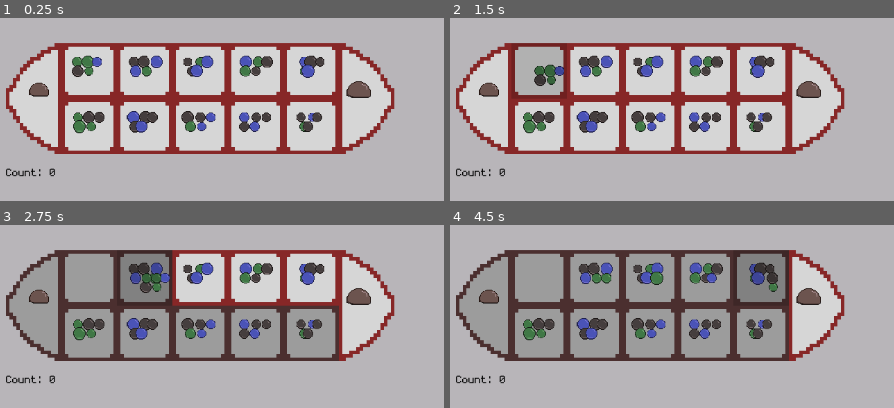
Above: before the commit, frames 1-4 (two rows, left to right).
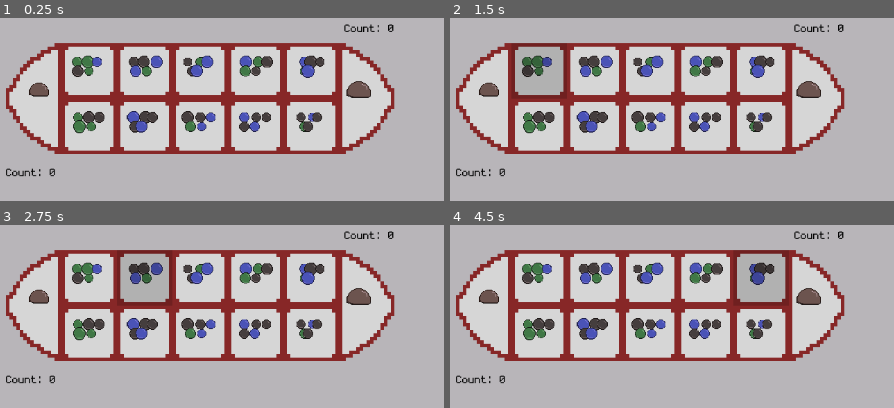
Above: after the commit, the same moments.

Repository: thannicko/QuanCaptureGame
Game: Godot game, scene res://scenes/main.tscn
Two runs of this game, one before a commit and one after it. Both use one fixed random seed, a clock stepped at 60 frames per second and the inputs below.
Inputs (mouse positions are in pixels of both pictures, inside the frame that each line leads up to):
- Up to frame 1 (0.25 s): no input
- Up to frame 2 (1.5 s): tap Enter at 0.5 s; move the mouse to (485, 98) at 0.52 s; click (485, 98) at 0.67 s; tap Space at 1.25 s; move the mouse to (538, 71) at 1.27 s; click (538, 71) at 1.42 s
- Up to frame 3 (2.75 s): tap Enter at 2 s; move the mouse to (146, 278) at 2.02 s; click (146, 278) at 2.17 s
- Up to frame 4 (4.5 s): tap Space at 2.75, 4.25 s; move the mouse to (649, 278) at 2.77 s; click (649, 278) at 2.92 s; tap Enter at 3.5 s; move the mouse to (707, 278) at 3.52 s; click (707, 278) at 3.67 s; move the mouse to (760, 278) at 4.27 s; click (760, 278) at 4.42 s

The runs differ from the first frame. In frame 1, 0.2% of the frame differs, in the area x 77-89%, y 3-8%; in frame 2, 1.2%; in frame 3, 29%; in frame 4, 39%, in the area x 1-89%, y 3-75%.

Commit message:
Add another human player

Diff:
--- a/scenes/board.tscn
+++ b/scenes/board.tscn
@@ -10,6 +10,7 @@
 [ext_resource type="Script" path="res://scripts/boardstatemachine/stateboardputrocks.gd" id="6_ylfhq"]
 [ext_resource type="Script" path="res://scripts/boardstatemachine/stateboardcheckturnend.gd" id="8_if1vu"]
 [ext_resource type="Script" path="res://scripts/boardstatemachine/stateboardeatsquare.gd" id="9_j1vey"]
+[ext_resource type="Script" path="res://scripts/boardstatemachine/stateboardturnended.gd" id="11_dgrll"]
 
 [node name="Board" type="Node2D"]
 script = ExtResource("1_1u8pc")
@@ -71,3 +72,6 @@
 
 [node name="StateBoardEatSquare" type="Node" parent="StateMachine"]
 script = ExtResource("9_j1vey")
+
+[node name="StateBoardTurnEnded" type="Node" parent="StateMachine"]
+script = ExtResource("11_dgrll")
--- a/scenes/main.tscn
+++ b/scenes/main.tscn
@@ -1,11 +1,15 @@
-[gd_scene load_steps=9 format=4 uid="uid://dqmfeshh1gjkn"]
+[gd_scene load_steps=13 format=4 uid="uid://dqmfeshh1gjkn"]
 
 [ext_resource type="Script" path="res://scripts/main.gd" id="1_xemcm"]
 [ext_resource type="PackedScene" uid="uid://b3nupaf0mqq2f" path="res://scenes/rockpile.tscn" id="2_pxo3o"]
 [ext_resource type="PackedScene" uid="uid://bokk4rl37lv1t" path="res://scenes/board.tscn" id="3_jje64"]
 [ext_resource type="Texture2D" uid="uid://cfe6x88arsw4j" path="res://assets/BackgroundTile.png" id="3_scyab"]
-[ext_resource type="Script" path="res://scripts/player_rock_pile.gd" id="4_55c4l"]
+[ext_resource type="Script" path="res://scripts/playerrockpile.gd" id="4_mb1lo"]
 [ext_resource type="FontFile" uid="uid://b0w2x2tmaaesu" path="res://assets/monogram.ttf" id="6_7svse"]
+[ext_resource type="Script" path="res://scripts/turnstatemachine/turnstatemachine.gd" id="7_dv7pw"]
+[ext_resource type="Script" path="res://scripts/turnstatemachine/stateturncheckplayer.gd" id="8_8a13q"]
+[ext_resource type="Script" path="res://scripts/turnstatemachine/stateturnplayer.gd" id="8_krinu"]
+[ext_resource type="Script" path="res://scripts/turnstatemachine/stateturnnpc.gd" id="10_qe6hr"]
 
 [sub_resource type="TileSetAtlasSource" id="TileSetAtlasSource_7bbiu"]
 texture = ExtResource("3_scyab")
@@ -25,8 +29,9 @@
 position = Vector2(320, 224)
 
 [node name="PlayerRockPile" type="Node" parent="." node_paths=PackedStringArray("board")]
-script = ExtResource("4_55c4l")
+script = ExtResource("4_mb1lo")
 board = NodePath("../Board")
+player_index = 1
 
 [node name="RockPile" parent="PlayerRockPile" instance=ExtResource("2_pxo3o")]
 position = Vector2(560, 448)
@@ -41,3 +46,36 @@
 theme_override_fonts/font = ExtResource("6_7svse")
 theme_override_font_sizes/font_size = 24
 text = "Count: 0"
+
+[node name="OtherRockPile" type="Node" parent="." node_paths=PackedStringArray("board")]
+script = ExtResource("4_mb1lo")
+board = NodePath("../Board")
+player_index = 0
+
+[node name="RockPile" parent="OtherRockPile" instance=ExtResource("2_pxo3o")]
+position = Vector2(608, 168)
+rotation = 3.14159
+
+[node name="Label" type="Label" parent="OtherRockPile"]
+texture_filter = 1
+offset_left = 808.0
+offset_top = 192.0
+offset_right = 880.0
+offset_bottom = 215.0
+theme_override_colors/font_color = Color(0, 0, 0, 1)
+theme_override_fonts/font = ExtResource("6_7svse")
+theme_override_font_sizes/font_size = 24
+text = "Count: 0"
+
+[node name="TurnStateMachine" type="Node" parent="." node_paths=PackedStringArray("board")]
+script = ExtResource("7_dv7pw")
+board = NodePath("../Board")
+
+[node name="StateTurnCheckPlayer" type="Node" parent="TurnStateMachine"]
+script = ExtResource("8_8a13q")
+
+[node name="StateTurnPlayer" type="Node" parent="TurnStateMachine"]
+script = ExtResource("8_krinu")
+
+[node name="StateTurnNpc" type="Node" parent="TurnStateMachine"]
+script = ExtResource("10_qe6hr")
--- a/scripts/board.gd
+++ b/scripts/board.gd
@@ -1,6 +1,8 @@
 class_name Board extends Node2D
 
-signal square_eaten(square: Square)
+signal square_eaten(player_index: int, square: Square)
+signal turn_started(player_index: int)
+signal turn_ended()
 
 const NumberOfSquares : int  = 12
 const NumberOfPlayerSquares : int  = 5
@@ -11,6 +13,18 @@
 
 func _ready() -> void:
 	_spawn_board()
+
+func start_turn(player_index : int) -> void:
+	print("Start turn wiht index: ", player_index)
+	turn_started.emit(player_index)
+
+func get_row_index(square: Square) -> int:
+	var index = squares.find(square)
+	if (index >= 1 and index <= NumberOfPlayerSquares):
+		return 0
+	elif (index > NumberOfPlayerSquares + 1 and index < NumberOfSquares):
+		return 1
+	return -1
 
 func _spawn_board():
 	squares.clear()
--- a/scripts/boardstatemachine/boardstatemachine.gd
+++ b/scripts/boardstatemachine/boardstatemachine.gd
@@ -4,6 +4,7 @@
 
 enum PutRocksDirection { Clockwise, Anticlockwise }
 
+var allowed_row_index: int
 var selected_square: Square
 var first_dropoff_square: Square
 var last_dropoff_square: Square
--- a/scripts/boardstatemachine/stateboardcheckturnend.gd
+++ b/scripts/boardstatemachine/stateboardcheckturnend.gd
@@ -18,7 +18,13 @@
 			statemachine.empty_square_to_tap = next_square
 			statemachine.change_to_state("StateBoardEatSquare")
 		else:
-			statemachine.change_to_state("StateBoardPickupRocks")
+			statemachine.board.turn_started.connect(on_turn_started)
+			statemachine.board.turn_ended.emit()
+
+func on_turn_started(player_index : int) -> void:
+	statemachine.allowed_row_index = player_index
+	statemachine.change_to_state("StateBoardPickupRocks")
 
 func exit() -> void:
-	pass
+	if (statemachine.board.turn_started.is_connected(on_turn_started)):
+		statemachine.board.turn_started.disconnect(on_turn_started)
--- a/scripts/boardstatemachine/stateboardeatsquare.gd
+++ b/scripts/boardstatemachine/stateboardeatsquare.gd
@@ -13,7 +13,7 @@
 func on_square_eaten() -> void:
 	statemachine.eaten_square.disable()
 	statemachine.last_dropoff_square = statemachine.eaten_square
-	statemachine.board.square_eaten.emit(statemachine.eaten_square)
+	statemachine.board.square_eaten.emit(statemachine.allowed_row_index, statemachine.eaten_square)
 	statemachine.change_to_state("StateBoardCheckTurnEnd") # Check for stacking
 	print("Square eaten: ", statemachine.eaten_square)
 
--- a/scripts/boardstatemachine/stateboardidle.gd
+++ b/scripts/boardstatemachine/stateboardidle.gd
@@ -2,7 +2,6 @@
 
 func entry() -> void:
 	print("Entered: ", name)
-	# TODO: We should wait for external input when player wants to play
 	await statemachine.board.ready
 	statemachine.change_to_state("StateBoardSetup")
 
--- a/scripts/boardstatemachine/stateboardpickuprocks.gd
+++ b/scripts/boardstatemachine/stateboardpickuprocks.gd
@@ -13,6 +13,8 @@
 	if (statemachine.selected_square == null):
 		if (square is BigSquare):
 			print("Only allowed to pick up player squares!")
+		elif (statemachine.board.get_row_index(square) != statemachine.allowed_row_index):
+			print("Only allowed to pick up from your own squares!")
 		elif (not square.rock_pile.is_empty()):
 			square.rock_pile.pick_up()
 			statemachine.selected_square = square
--- a/scripts/boardstatemachine/stateboardsetup.gd
+++ b/scripts/boardstatemachine/stateboardsetup.gd
@@ -9,10 +9,11 @@
 			square.rock_pile.set_big_rocks(statemachine.NumberOfStartingRocksBigSquare)
 		else:
 			square.rock_pile.set_rocks(statemachine.NumberOfStartingRocks)
-	#TODO: Determine the first player here
+	statemachine.board.turn_started.connect(on_turn_started)
+
+func on_turn_started(player_index : int) -> void:
+	statemachine.allowed_row_index = player_index
 	statemachine.change_to_state("StateBoardPickupRocks")
 
-
-
 func exit() -> void:
-	pass
+	statemachine.board.turn_started.disconnect(on_turn_started)
--- /dev/null
+++ b/scripts/boardstatemachine/stateboardturnended.gd
@@ -0,0 +1,12 @@
+class_name StateBoardTurnEnded extends State
+
+func entry() -> void:
+	statemachine.board.turn_started.connect(on_turn_started)
+
+func on_turn_started(player_index : int) -> void:
+	statemachine.allowed_row_index = player_index
+	statemachine.change_to_state("StateBoardPickupRocks")
+
+
+func exit() -> void:
+	statemachine.board.turn_started.disconnect(on_turn_started)
--- a/scripts/player_rock_pile.gd
+++ /dev/null
@@ -1,14 +0,0 @@
-extends Node
-
-@onready var rock_pile : RockPile = $"RockPile"
-@onready var count_label : Label = $"Label"
-@export var board: Board
-
-func _ready() -> void:
-	rock_pile.set_container_size(Vector2(128, 128))
-	board.square_eaten.connect(on_square_eaten)
-
-func on_square_eaten(square: Square) -> void:
-	rock_pile.add_rocks(square.rock_pile.rocks())
-	count_label.text = "Count: " + str(rock_pile.rocks_count())
-	square.eat()
--- /dev/null
+++ b/scripts/playerrockpile.gd
@@ -0,0 +1,16 @@
+extends Node
+
+@export var board: Board
+@export var player_index: int = -1
+@onready var rock_pile : RockPile = $"RockPile"
+@onready var count_label : Label = $"Label"
+
+func _ready() -> void:
+	rock_pile.set_container_size(Vector2(128, 128))
+	board.square_eaten.connect(on_square_eaten)
+
+func on_square_eaten(index: int, square: Square) -> void:
+	if (index == player_index):
+		rock_pile.add_rocks(square.rock_pile.rocks())
+		count_label.text = "Count: " + str(rock_pile.rocks_count())
+		square.eat()
--- a/scripts/rock.gd
+++ b/scripts/rock.gd
@@ -5,6 +5,5 @@
 @onready var sprite : Sprite2D = $"Sprite2D"
 
 func _ready() -> void:
-	print("_Ready, ", rock_textures)
 	var index = randi_range(0, rock_textures.size() - 1)
 	sprite.texture = rock_textures[index]
--- /dev/null
+++ b/scripts/turnstatemachine/stateturncheckplayer.gd
@@ -0,0 +1,17 @@
+class_name StateTurnCheckPlayer extends State
+
+const OtherRowIndex : int = 0
+const PlayerRowIndex : int = 1
+
+func entry() -> void:
+	print("Entered: ", name)
+	if (statemachine.is_player_turn):
+		statemachine.active_row_index = PlayerRowIndex
+		statemachine.change_to_state("StateTurnPlayer")
+	else:
+		statemachine.active_row_index = OtherRowIndex
+		if (statemachine.is_playing_against_npc):
+			statemachine.change_to_state("StateTurnNpc")
+		else:
+			# Switch to the other human player
+			statemachine.change_to_state("StateTurnPlayer")
--- /dev/null
+++ b/scripts/turnstatemachine/stateturnnpc.gd
@@ -0,0 +1,12 @@
+class_name StateTurnNpc extends State
+
+func entry() -> void:
+	print("Entered: ", name)
+	statemachine.board.turn_ended.connect(on_turn_ended)
+
+func on_turn_ended() -> void:
+	statemachine.is_player_turn = !statemachine.is_player_turn
+	statemachine.change_to_state("StateTurnCheckPlayer")
+
+func exit() -> void:
+	statemachine.board.turn_ended.disconnect(on_turn_ended)
--- /dev/null
+++ b/scripts/turnstatemachine/stateturnplayer.gd
@@ -0,0 +1,13 @@
+class_name StateTurnIdle extends State
+
+func entry() -> void:
+	print("Entered: ", name)
+	statemachine.board.turn_ended.connect(on_turn_ended)
+	statemachine.board.start_turn(statemachine.active_row_index)
+
+func on_turn_ended() -> void:
+	statemachine.is_player_turn = !statemachine.is_player_turn
+	statemachine.change_to_state("StateTurnCheckPlayer")
+
+func exit() -> void:
+	statemachine.board.turn_ended.disconnect(on_turn_ended)
--- /dev/null
+++ b/scripts/turnstatemachine/turnstatemachine.gd
@@ -0,0 +1,8 @@
+class_name TurnStateMachine extends StateMachine
+
+@export var board: Board
+
+#TODO Add option to have player names and so on later
+var is_player_turn : bool = true
+var is_playing_against_npc : bool = false
+var active_row_index: int = -1
Not shown: 1 places in scenes/board.tscn that only renumber resources
